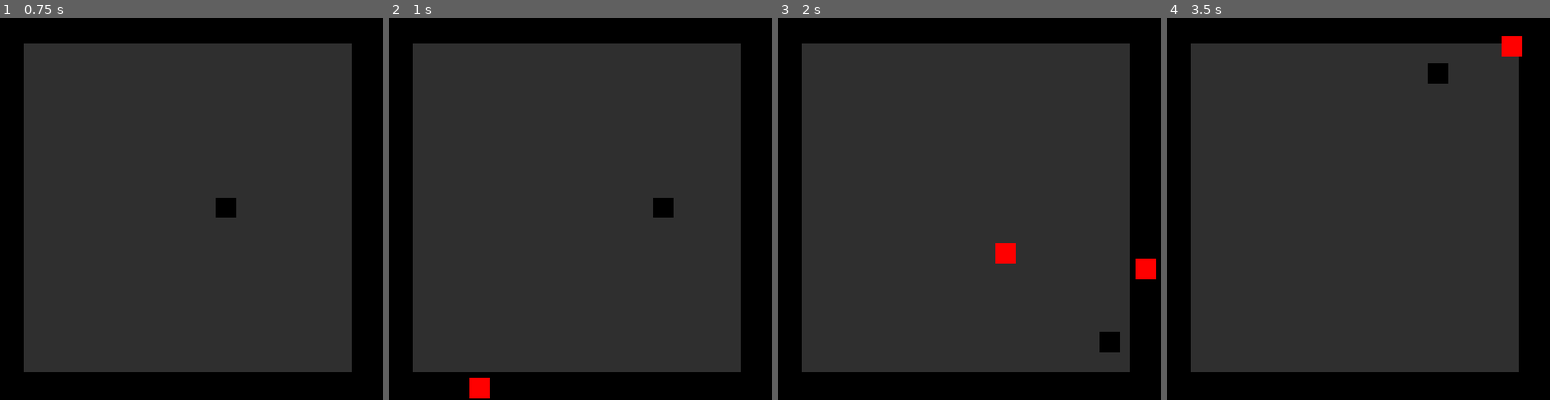
Above: before the commit, frames 1-4 (left to right).
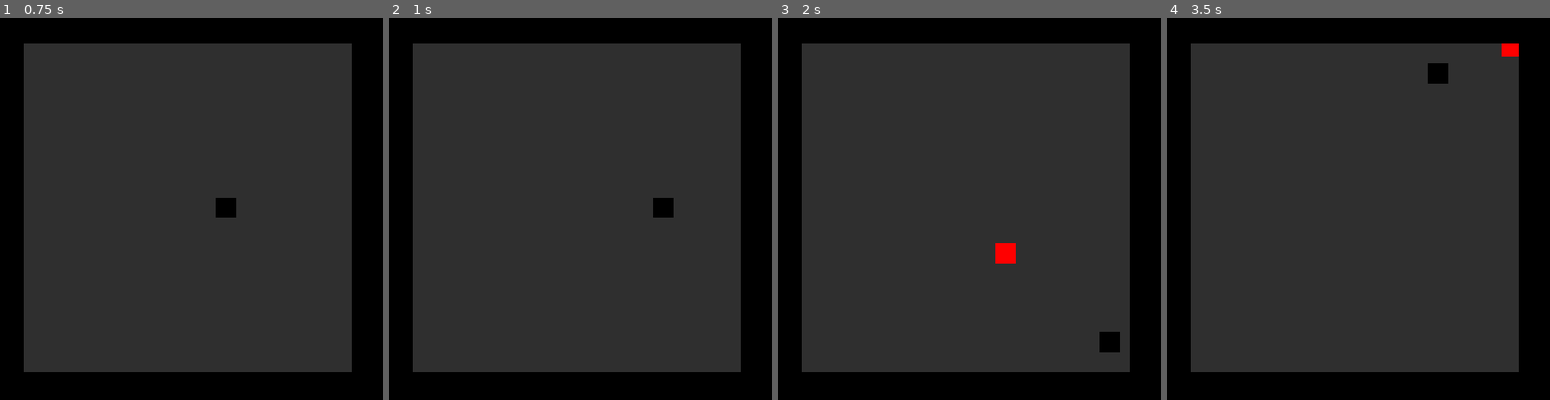
Above: after the commit, the same moments.

Repository: mariothedog/Dodge-and-Explode-
Game: Godot game, scene res://Levels/Endless Level.tscn
The game is run twice, just before and just after one commit, with the same random seed, the same clock (stepped at 60 frames per second) and the same inputs.
Inputs:
- Up to frame 1 (0.75 s): tap Enter at 0.5 s; hold D (move_right) from 0.53 s (still down)
- Up to frame 2 (1 s): keep holding D (move_right)
- Up to frame 3 (2 s): release D (move_right) at 1.28 s; hold S (move_down) from 1.28 s (still down)
- Up to frame 4 (3.5 s): release S (move_down) at 2.03 s; hold D (move_right) 2.03-2.78 s; hold W (move_up) from 2.78 s (still down)

Frame 1 is identical in both runs. In frame 2, 0.3% of the frame differs, in the area x 20-27%, y 94-100%; in frame 3, 0.3%; in frame 4, 0.1%.

Commit message:
Enemies are no longer visible on top of walls.

Diff:
--- a/Levels/Endless Level.tscn
+++ b/Levels/Endless Level.tscn
@@ -46,6 +46,8 @@
 [node name="Camera2D" type="Camera2D" parent="."]
 current = true
 
+[node name="Enemies" type="Node2D" parent="."]
+
 [node name="TileMap" type="TileMap" parent="."]
 tile_set = SubResource( 2 )
 collision_mask = 6
@@ -53,8 +55,6 @@
 tile_data = PoolIntArray( -262152, 0, 0, -262151, 0, 0, -262150, 0, 0, -262149, 0, 0, -262148, 0, 0, -262147, 0, 0, -26 …(1243 unchanged characters)…
 
 [node name="Player" parent="." instance=ExtResource( 1 )]
-
-[node name="Enemies" type="Node2D" parent="."]
 
 [node name="Corners" type="Node2D" parent="."]
 
